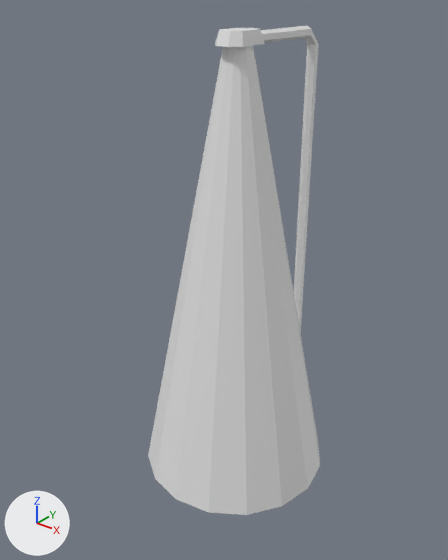
Before and after pictures for a commit that changed the Blender file Assets/Modles3D/Environment/Lantern.blend.
The view is the same before and after, from a 50 mm camera at (3.17, -5.27, 4.52) aimed at (-0.08, -1.21, 2.0). Lighting does not change. The marker at lower left points along +X, +Y and +Z.

Objects in the first picture: 'Lantern', 'LightCone'.
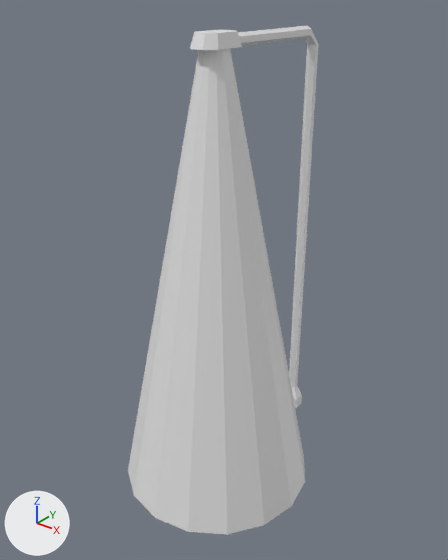
Where the change shows, as pixel boxes (x1, y1, x2, y2) in the pictures (448 x 560 px; the box of a moved part takes in the faces that stretch with it):
'LightCone', mesh moved: before (148, 46, 320, 515); after (128, 49, 305, 535)
'Lantern', reshaped: before (215, 26, 319, 334); after (190, 26, 319, 408)
part 1 of me_cylinder_002, moved or reshaped: before (215, 28, 264, 47); after (190, 30, 242, 50)
part 2 of me_cylinder_002, moved or reshaped: before (261, 26, 311, 43); after (238, 26, 311, 45)

The change, as a diff of the scene's bpy script:
```diff
--- a/Assets/Modles3D/Environment/Lantern.blend.py
+++ b/Assets/Modles3D/Environment/Lantern.blend.py
@@ me_cylinder_002 @@
 me_cylinder_002.from_pydata(...)  # 92 vertices, 82 faces; spans x -0.14..0.14, y -1.33..0.11, z -0.08..4.16
 # used by ob_lantern; location = (0.0, 0.0, 0.0)
 # before: 24 (0.05, -0.93, 4.11), 25 (0.0, -0.94, 4.14), 26 (0.04, -0.91, 4.06), 27 (0.0, -0.9, 4.04), 28 (-0.05, -0.92, 4.06)
 # before: 29 (-0.04, -0.93, 4.11)
+# me_cylinder_002 part 1: the loose piece of 56 vertices spanning x -0.14..0.14, y -1.33..-0.89, z 4.02..4.16 is moved by (0.0, -0.29, 0.0)
+# me_cylinder_002 part 2
+for i in [*range(24, 30)]: me_cylinder_002.vertices[i].co += Vector((0.0, -0.32, 0.0))
 me_cylinder_002.materials.append(mat_material)
@@ me_cone @@
 me_cone.from_pydata(...)  # 32 vertices, 18 faces; spans x -0.92..0.92, y -2.05..-0.21, z -0.02..4.09
 # used by ob_lightcone; parent = ob_lantern; location = (0.0, 0.0, 0.0)
+# me_cone part 3: the whole mesh is moved by (0.0, -0.29, 0.0)
```
